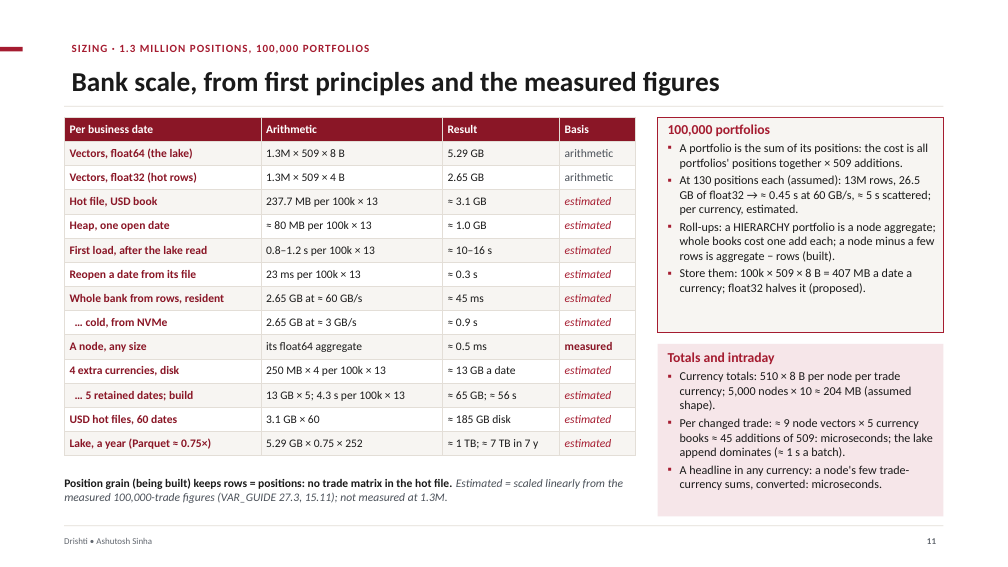
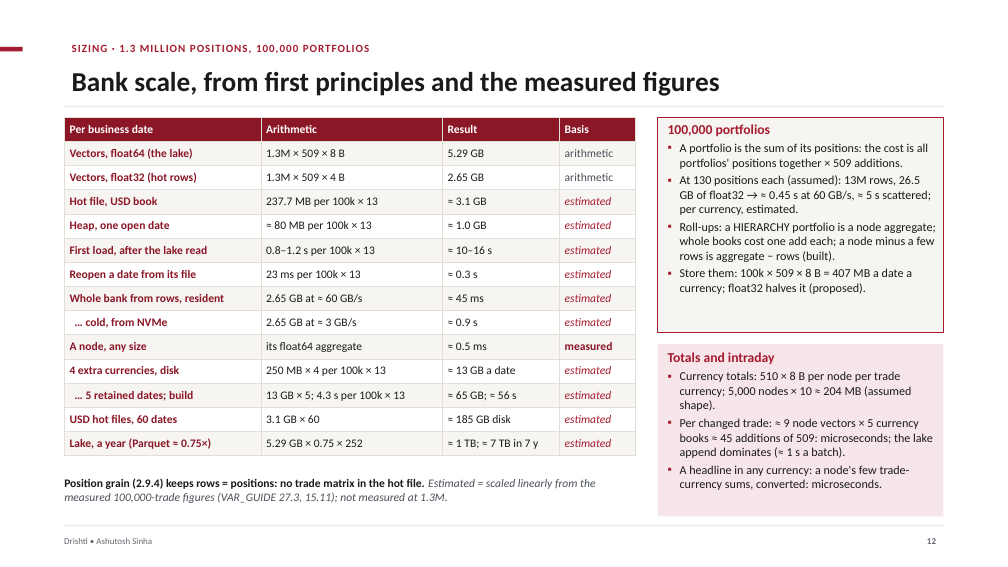
Before and after one commit to ajsinha/drishti, a slide deck: slide 12 of docs/publications/Drishti-VaR-Engine.pptx (slide 11 before the commit). Drawn at 1008x567 pixels with LibreOffice and Linux fonts; fonts in the diff are those of the drawing. Boxes give left, top, right and bottom in pixels: in the first picture for what was removed or moved away, otherwise in the second. Text is boxed around its words. In the diff, an @@ line names an element or a change of style, - is before the commit and + after.

Commit message:
The VaR engine deck for 2.9.4 as released (15 slides): every 2.9.4 capability built (Kafka micro-batches, position grain, the canonical record, the per-system pin), a slide of the settings (scenario window, confidence, currencies, names, inputs); only scaling out across a cluster of Drishti servers stays designed

```diff
--- a/docs/publications/Drishti-VaR-Engine.pptx
+++ b/docs/publications/Drishti-VaR-Engine.pptx
@@ text at [64, 478, 595, 503]: text changed @@
-Position grain (being built) keeps rows = positions: no trade matrix in the hot file. Estimated = scaled linearly from the measured 100,000-trade figures (VAR_GUIDE 27.3, 15.11); not measured at 1.3M.
+Position grain (2.9.4) keeps rows = positions: no trade matrix in the hot file. Estimated = scaled linearly from the measured 100,000-trade figures (VAR_GUIDE 27.3, 15.11); not measured at 1.3M.
```
Also in this commit, not shown: 10 other slides changed, 1 slide added, 1 other file.
